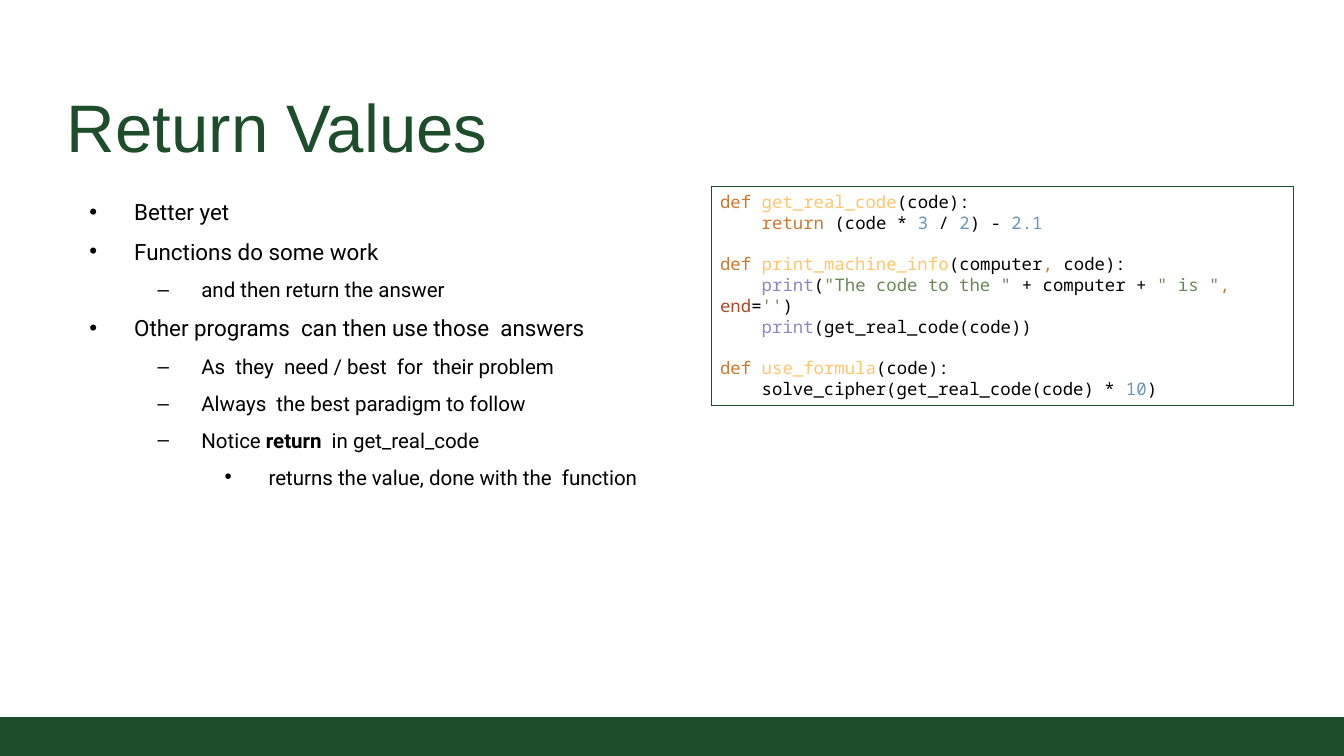
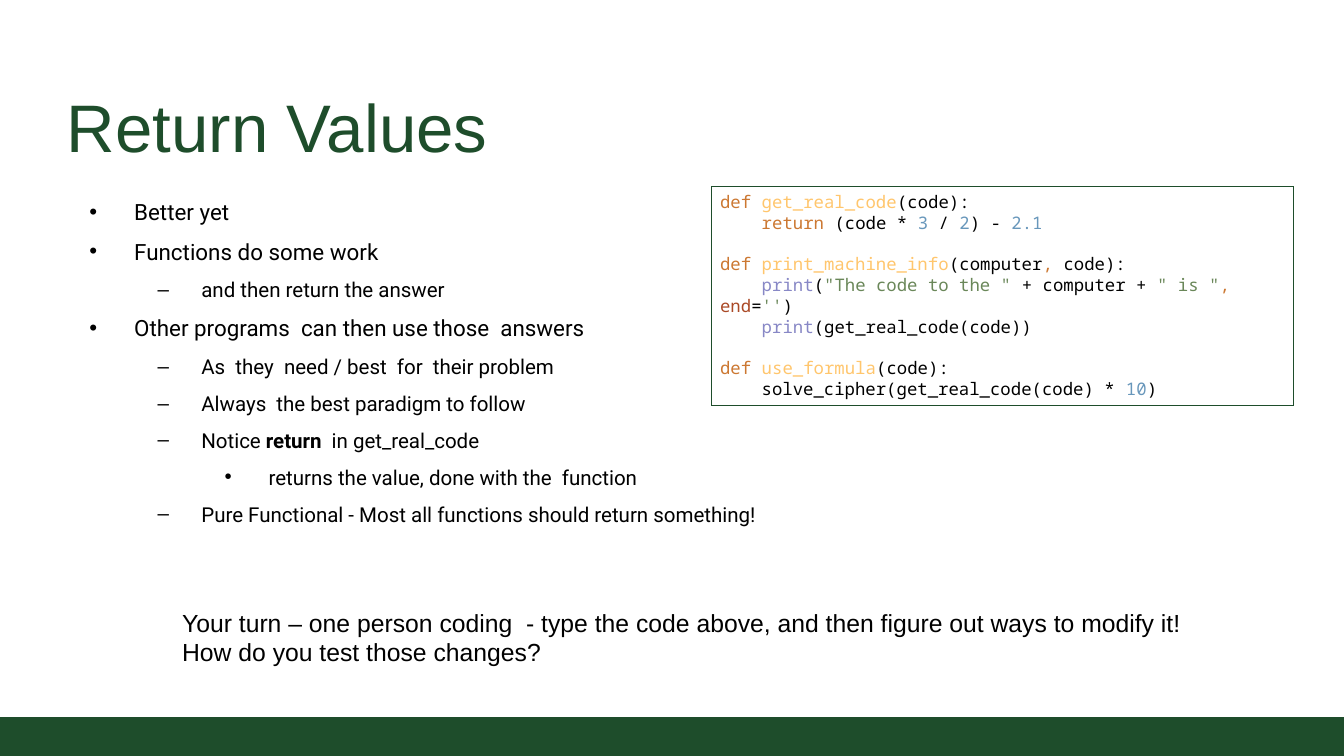
Before and after one commit to CSU-CS150B/handouts, a slide deck: slide 17 of Slides/On-Campus/02_01_turing_expressions_and_functions.pptx (slide 16 before the commit). Drawn at 1344x756 pixels with LibreOffice and Linux fonts; fonts in the diff are those of the drawing; background and template pictures are left out. Boxes give left, top, right and bottom in pixels: in the first picture for what was removed or moved away, otherwise in the second. Text is boxed around its words. In the diff, an @@ line names an element or a change of style, - is before the commit and + after.

```diff
--- a/Slides/On-Campus/02_01_turing_expressions_and_functions.pptx
+++ b/Slides/On-Campus/02_01_turing_expressions_and_functions.pptx
@@ text at [201, 506, 755, 527]: paragraph added @@
+  – Pure Functional - Most all functions should return something!
@@ text added at [182, 614, 1180, 666], 20 pt, text #000000 @@
+Your turn – one person coding - type the code above, and then figure out ways to modify it!
+How do you test those changes?
```
Also in this commit, not shown: 4 other slides changed, 2 slides added, 1 slide removed.
